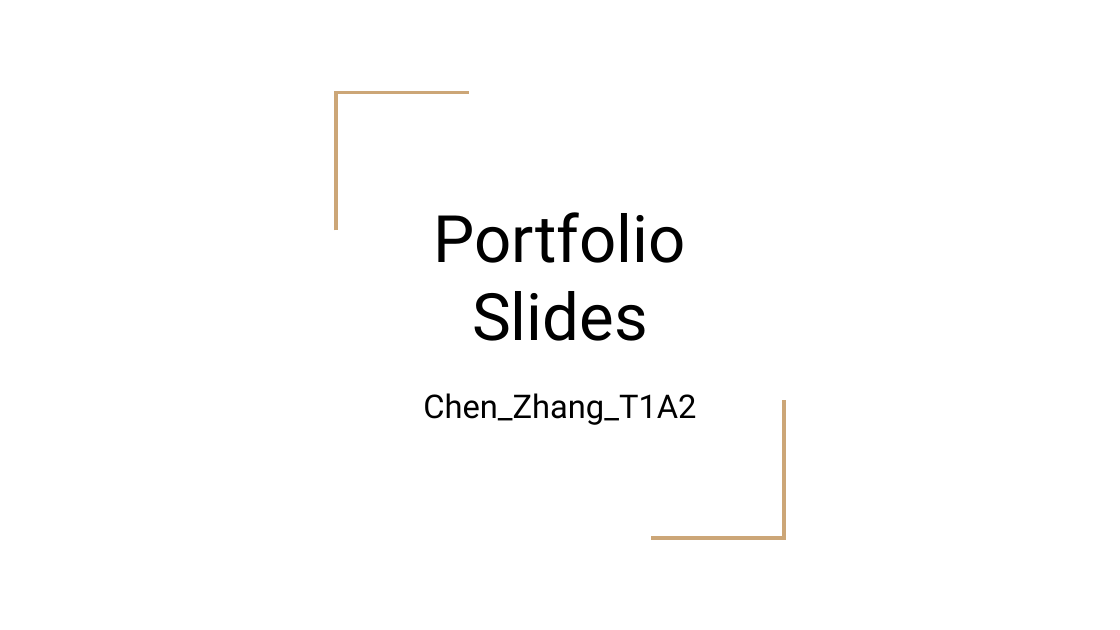
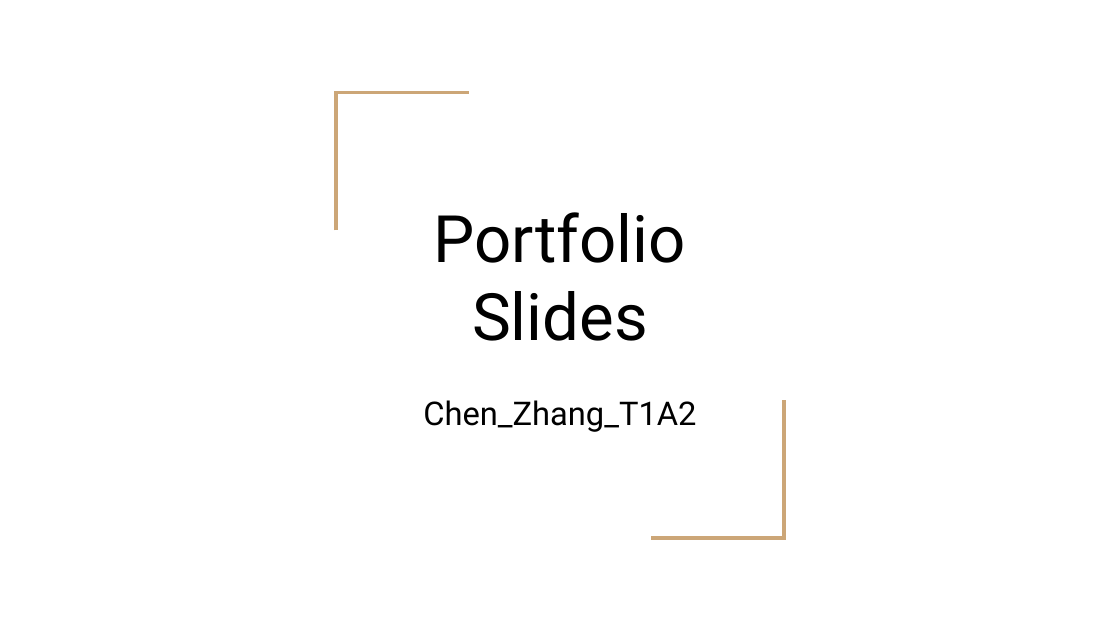
Before and after one commit to OrangeKami/Chen_Zhang_T1A2, a slide deck: slide 1 of ppt/Portfolio.pptx. Drawn at 1120x630 pixels with LibreOffice and Linux fonts; fonts in the diff are those of the drawing. Boxes give left, top, right and bottom in pixels: in the first picture for what was removed or moved away, otherwise in the second. Text is boxed around its words. In the diff, an @@ line names an element or a change of style, - is before the commit and + after.

```diff
--- a/ppt/Portfolio.pptx
+++ b/ppt/Portfolio.pptx
@@ subtitle "Chen_Zhang_T1A2" at (423,400,696,432): line spacing 0.8 to 1 @@
```
Also in this commit, not shown: 4 other slides changed, 3 other files.
